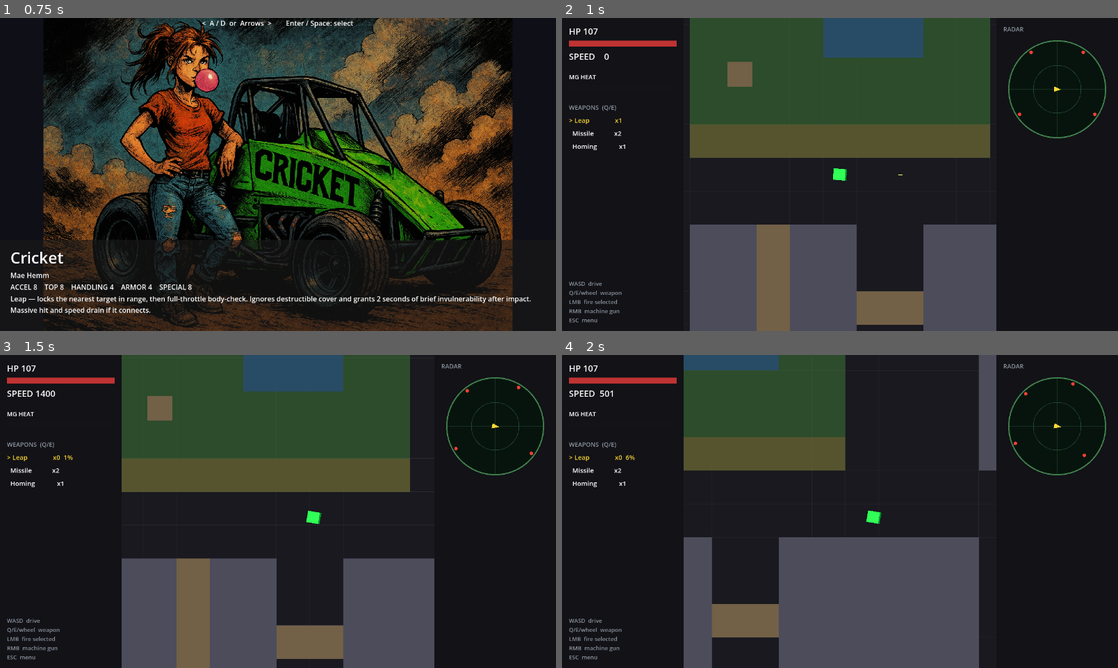
Above: before the commit, frames 1-4 (two rows, left to right).
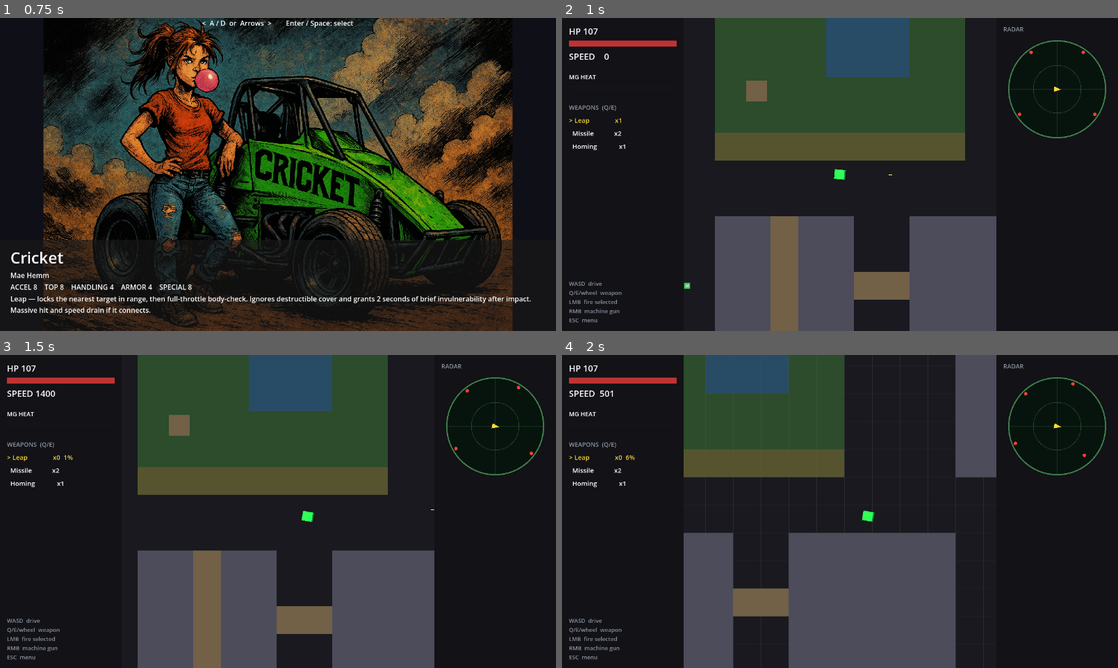
Above: after the commit, the same moments.

Repository: b3p3k0/bentchrome
Game: Godot game, scene res://ui/title.tscn
Two runs of this game, one before a commit and one after it. Both use one fixed random seed, a clock stepped at 60 frames per second and the inputs below.
Inputs (mouse positions are in pixels of both pictures, inside the frame that each line leads up to):
- Up to frame 1 (0.75 s): tap Enter (select_confirm) at 0.5 s; move the mouse to (400, 158) at 0.52 s; hold D (move_right) from 0.53 s (still down); right-click (400, 158) at 0.6 s; click (400, 158) at 0.67 s
- Up to frame 2 (1 s): keep holding D (move_right); tap Space at 0.77 s
- Up to frame 3 (1.5 s): release D (move_right) at 1.25 s; drag from (166, 527) to (278, 477) at 1.27 s
- Up to frame 4 (2 s): no input

Frame 1 is identical in both runs. In frame 2, 14% of the frame differs, in the area x 21-79%, y 0-100%; in frame 3, 13%; in frame 4, 11%.

Commit message:
Card A: zoom camera out 0.6 -> 0.5
~20% more world in the play strip; nothing else couples to zoom (HUD
is a CanvasLayer, radar uses its own world range).

Co-Authored-By: Claude Fable 5 <noreply@anthropic.com>

Diff:
--- a/vehicles/vehicle.tscn
+++ b/vehicles/vehicle.tscn
@@ -67,7 +67,7 @@
 max_hp = 100.0
 
 [node name="Camera2D" type="Camera2D" parent="."]
-zoom = Vector2(0.6, 0.6)
+zoom = Vector2(0.5, 0.5)
 position_smoothing_enabled = true
 
 [node name="SecondaryMount" type="Node" parent="."]
